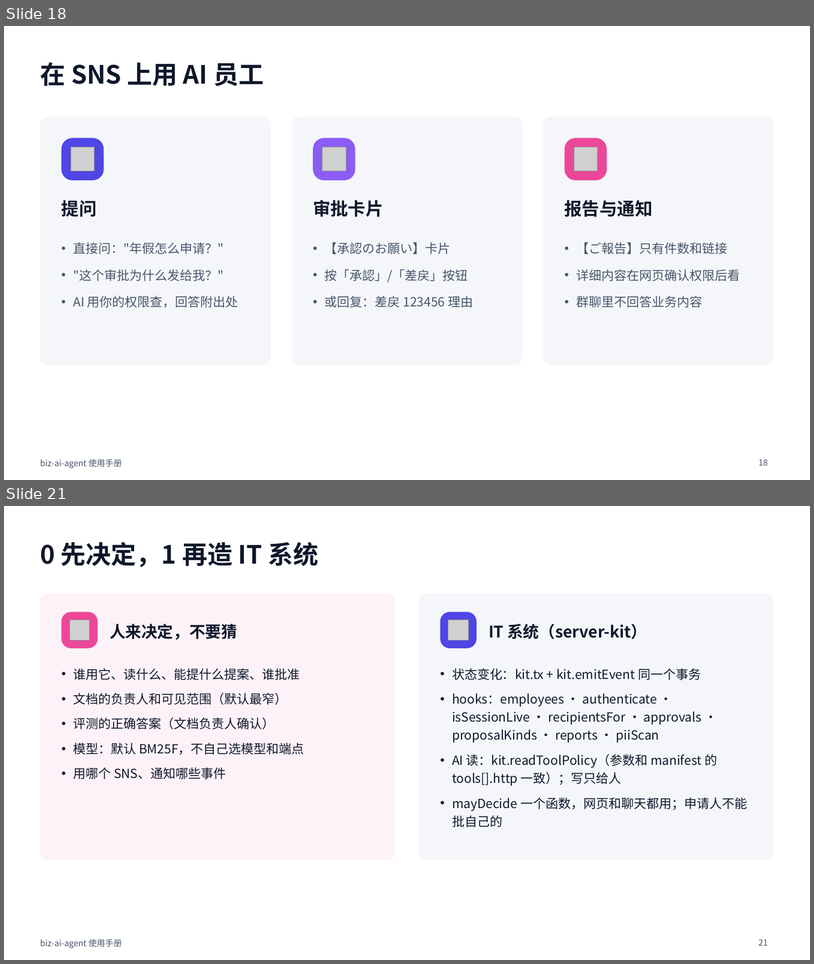
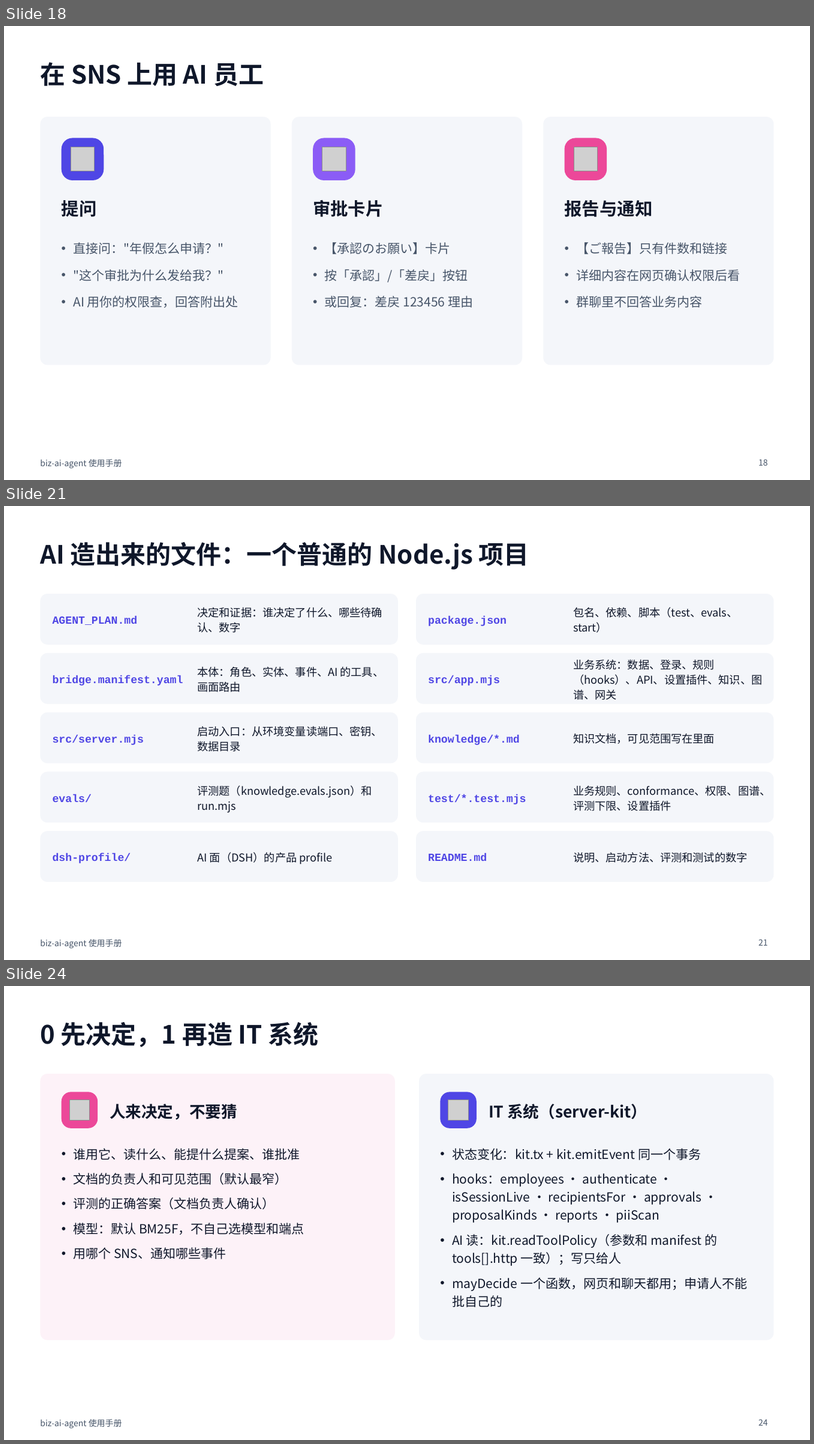
Before and after one commit to ITC-cloud-soft/biz-ai-agent, a slide deck: docs/MANUAL.pptx. Shown one above the other, each under a label of ours: slides 18 and 21 before the commit, slides 18, 21 and 24 after it; the slides between them are not shown. The pictures are 814x964 and 814x1444 pixels, drawn with LibreOffice and Linux fonts; fonts in the diff are those of the drawing; grey boxes stand for pictures. Boxes give left, top, right and bottom in pixels: in the first picture for what was removed or moved away, otherwise in the second. Text is boxed around its words. In the diff, an @@ line names an element or a change of style, - is before the commit and + after.

```diff
--- a/docs/MANUAL.pptx
+++ b/docs/MANUAL.pptx
@@ slide 21 added at (4,506,810,960), background #FFFFFF; not listed: 1 template element that a slide beside it also shows @@
@@ title added at (40,542,530,570), 30 pt, text #0F172A, bold @@
+AI 造出来的文件：一个普通的 Node.js 项目
@@ rounded rectangle added at (40,594,398,645), fill #F4F6FA @@
@@ rounded rectangle added at (417,594,775,645), fill #F4F6FA @@
@@ text added at (198,607,383,633), 13 pt, text #0F172A @@
+决定和证据：谁决定了什么、哪些待确认、数字
@@ text added at (573,607,738,633), 13 pt, text #0F172A @@
+包名、依赖、脚本（test、evals、start）
@@ text added at (53,616,138,625), 13 pt, text #4F46E5, bold @@
+AGENT_PLAN.md
@@ text added at (428,616,507,626), 13 pt, text #4F46E5, bold @@
+package.json
@@ rounded rectangle added at (40,653,398,704), fill #F4F6FA @@
@@ text added at (198,666,384,692), 13 pt, text #0F172A @@
+本体：角色、实体、事件、AI 的工具、画面路由
@@ rounded rectangle added at (417,653,775,704), fill #F4F6FA @@
@@ text added at (573,659,762,700), 13 pt, text #0F172A @@
+业务系统：数据、登录、规则（hooks）、API、设置插件、知识、图谱、网关
@@ text added at (53,675,183,685), 13 pt, text #4F46E5, bold @@
+bridge.manifest.yaml
@@ text added at (428,675,500,685), 13 pt, text #4F46E5, bold @@
+src/app.mjs
@@ rounded rectangle added at (40,712,398,763), fill #F4F6FA @@
@@ rounded rectangle added at (417,712,775,763), fill #F4F6FA @@
@@ text added at (53,735,144,745), 13 pt, text #4F46E5, bold @@
+src/server.mjs
@@ text added at (198,726,383,751), 13 pt, text #0F172A @@
+启动入口：从环境变量读端口、密钥、数据目录
@@ text added at (428,735,520,745), 13 pt, text #4F46E5, bold @@
+knowledge/*.md
@@ text added at (573,733,715,744), 13 pt, text #0F172A @@
+知识文档，可见范围写在里面
@@ rounded rectangle added at (40,772,398,822), fill #F4F6FA @@
@@ rounded rectangle added at (417,772,775,822), fill #F4F6FA @@
@@ text added at (198,785,372,813), 13 pt, text #0F172A @@
+评测题（knowledge.evals.json）和 run.mjs
@@ text added at (573,785,771,811), 13 pt, text #0F172A @@
+业务规则、conformance、权限、图谱、评测下限、设置插件
@@ text added at (53,794,92,802), 13 pt, text #4F46E5, bold @@
+evals/
@@ text added at (428,794,526,804), 13 pt, text #4F46E5, bold @@
+test/*.test.mjs
@@ rounded rectangle added at (40,831,398,882), fill #F4F6FA @@
@@ rounded rectangle added at (417,831,775,882), fill #F4F6FA @@
@@ text added at (53,853,131,863), 13 pt, text #4F46E5, bold @@
+dsh-profile/
@@ text added at (198,852,332,864), 13 pt, text #0F172A @@
+AI 面（DSH）的产品 profile
@@ text added at (428,853,487,861), 13 pt, text #4F46E5, bold @@
+README.md
@@ text added at (573,852,748,862), 13 pt, text #0F172A @@
+说明、启动方法、评测和测试的数字
@@ page number added at (759,939,768,945), 10 pt, text #475569 @@
+21
@@ what was slide 21 is now slide 24 @@
@@ page number at (759,1419,768,1425): text changed @@
-21
+24
```
Also in this commit, not shown: 4 slides changed, 2 other slides added, 6 other files.
